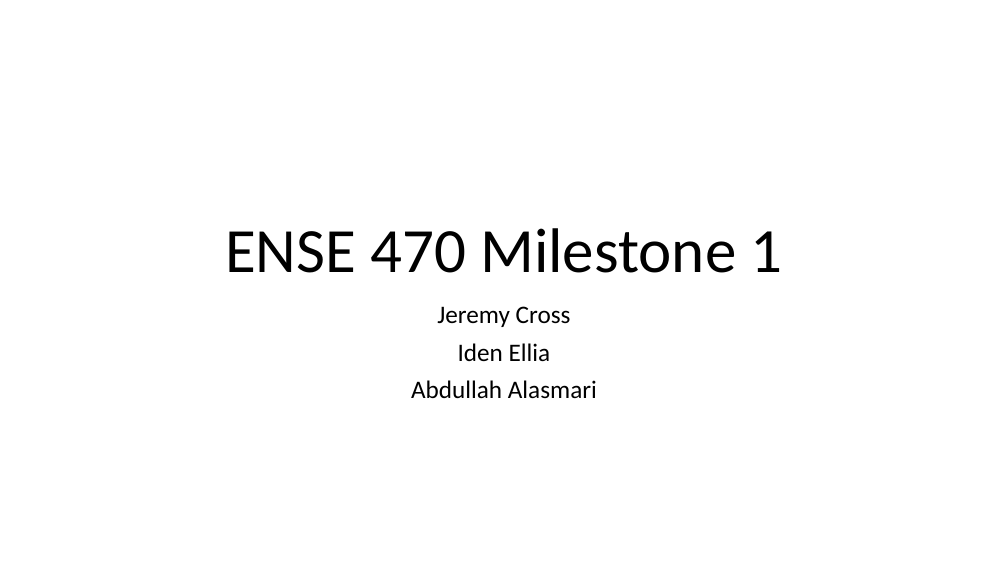
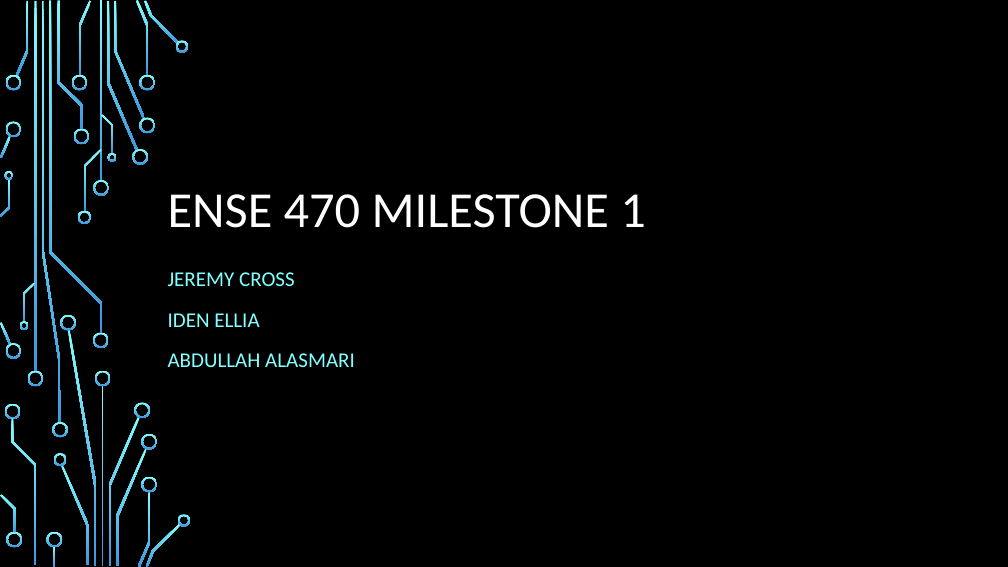
Before and after one commit to ureginastudent/PROJECT, a slide deck: slide 1 of ENSE 470 Milestone 1.pptx. Drawn at 1008x567 pixels with LibreOffice and Linux fonts; fonts in the diff are those of the drawing; background and template pictures are left out. Boxes give left, top, right and bottom in pixels: in the first picture for what was removed or moved away, otherwise in the second. Text is boxed around its words. In the diff, an @@ line names an element or a change of style, - is before the commit and + after.

```diff
--- a/ENSE 470 Milestone 1.pptx
+++ b/ENSE 470 Milestone 1.pptx
@@ background #FFFFFF to picture (left out) @@
@@ title at (x1=168, y1=194, x2=645, y2=228): text changed; size 60 to 48 pt; text colour #000000 to #FFFFFF @@
-ENSE 470 Milestone 1
+ENSE 470 MILESTONE 1
@@ subtitle at (x1=168, y1=272, x2=355, y2=367): text changed; size 24 to 20 pt; text colour #000000 to #82FFFF @@
-Jeremy Cross
-Iden Ellia
-Abdullah Alasmari
+JEREMY CROSS
+IDEN ELLIA
+ABDULLAH ALASMARI
@@ group added at (x1=0, y1=0, x2=191, y2=567): 50 freeform shapes, 4 rectangles @@
```
Also in this commit, not shown: 2 other slides changed, 1 slide added, 2 slides removed.
